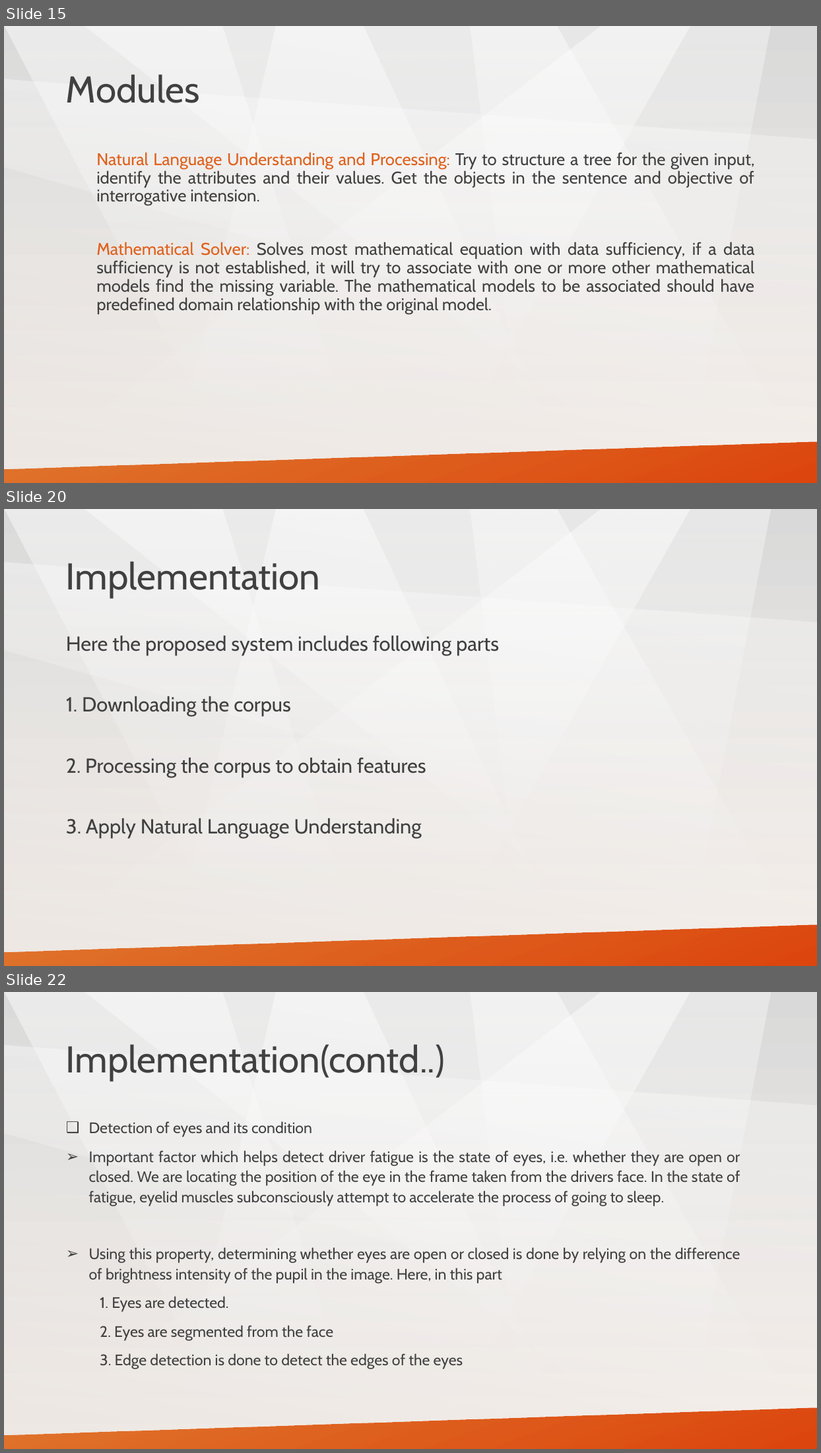
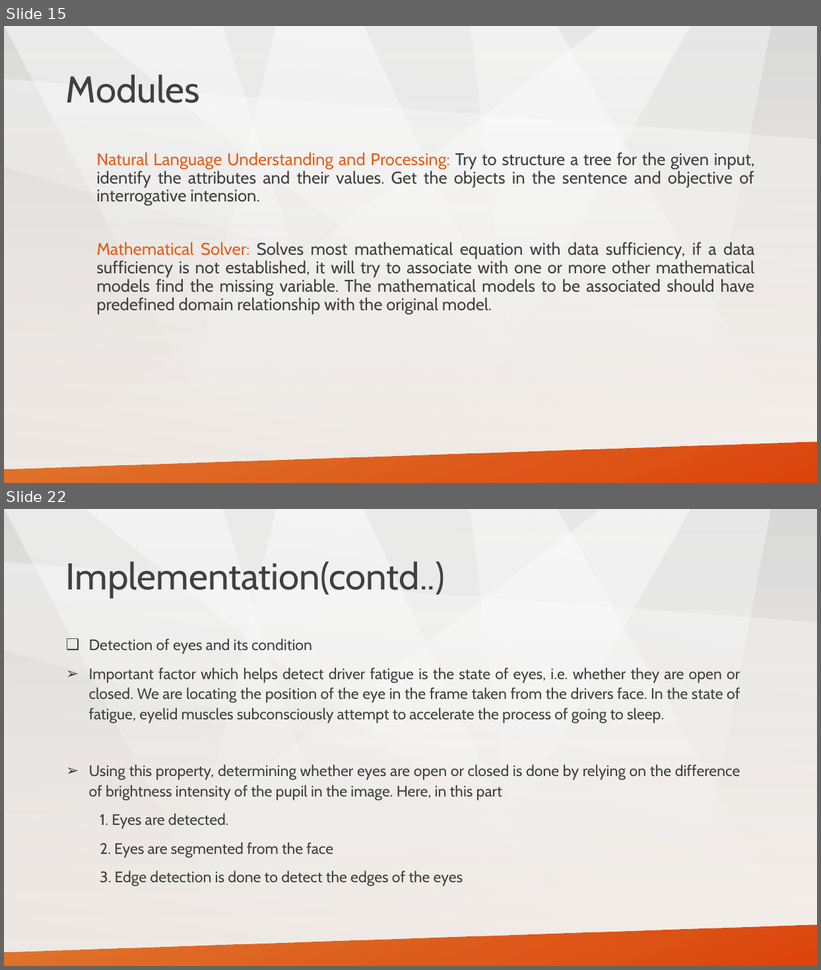
Before and after one commit to tathagatnawadia/Project-YellowPanda, a slide deck: Presentation/project_yellowpanda.pptx. Shown one above the other, each under a label of ours: slides 15, 20 and 22 before the commit, slides 15 and 22 after it; the slides between them are not shown. The pictures are 821x1453 and 821x970 pixels, drawn with LibreOffice and Linux fonts; fonts in the diff are those of the drawing. Boxes give left, top, right and bottom in pixels: in the first picture for what was removed or moved away, otherwise in the second. Text is boxed around its words. In the diff, an @@ line names an element or a change of style, - is before the commit and + after.

```diff
--- a/Presentation/project_yellowpanda.pptx
+++ b/Presentation/project_yellowpanda.pptx
@@ slide 20 removed at [4, 509, 817, 966], background gradient #D9D9D9 to #FCF5EF; not listed: 8 template elements that a slide beside it also shows @@
@@ title removed at [66, 561, 320, 598] @@
-Implementation
@@ text removed at [66, 636, 499, 838] @@
-Here the proposed system includes following parts
-1. Downloading the corpus
-2. Processing the corpus to obtain features
-3. Apply Natural Language Understanding
```
Also in this commit, not shown: 6 slides changed, 4 slides added, 9 other slides removed.
